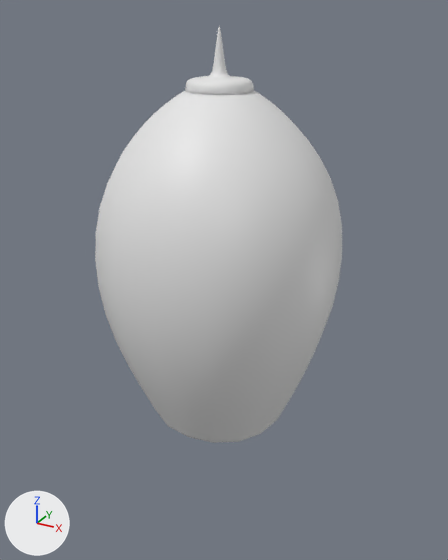
Before and after pictures for a commit that changed the Blender file BLENDER/Rocket.blend.
Camera for both pictures: a 50 mm lens placed at (3.19, -5.71, 2.64), pointed at (0.06, -0.02, -0.21). Lighting does not change. The marker at lower left points along +X, +Y and +Z.
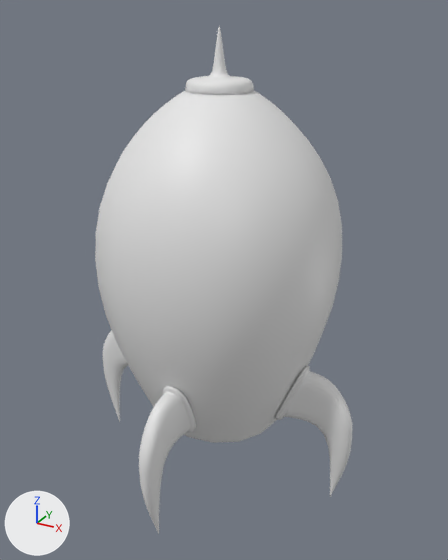
Pixel boxes (x1, y1, x2, y2) of what changed, in the pictures (448 x 560 px):
'Cube.004', added: after (275, 366, 353, 496)
'Cube.002', added: after (139, 386, 196, 534)
'Cube.005', added: after (103, 330, 128, 422)

What changed in the scene script:
```text
Add me_cube_005:
    me_cube_005.from_pydata(...)  # 50 vertices, 48 faces; spans x -0.45..1.02, y 3.97..5.95, z -2.97..0.6
    me_cube_005.polygons.foreach_set('use_smooth', [True] * 48)
Add me_cube_004:
    me_cube_004.from_pydata(...)  # 50 vertices, 48 faces; spans x -0.54..0.94, y -1.37..0.62, z -2.97..0.6
    me_cube_004.polygons.foreach_set('use_smooth', [True] * 48)
Add ob_cube_005:
    ob_cube_005 = bpy.data.objects.new('Cube.005', me_cube_005)
    ob_cube_005.location = (1.12, -0.16, -1.25)
    ob_cube_005.rotation_euler = (0.0, 0.0, 1.571)  # degrees (0, 0, 90)
    ob_cube_005.scale = (0.221, 0.484, 0.484)
    _m = ob_cube_005.modifiers.new('Subdivision', 'SUBSURF')
    _m.levels = 3
Add ob_cube_004:
    ob_cube_004 = bpy.data.objects.new('Cube.004', me_cube_004)
    ob_cube_004.location = (1.09, -0.16, -1.25)
    ob_cube_004.rotation_euler = (0.0, 0.0, 1.571)  # degrees (0, 0, 90)
    ob_cube_004.scale = (0.221, 0.484, 0.484)
    _m = ob_cube_004.modifiers.new('Subdivision', 'SUBSURF')
    _m.levels = 3
Add ob_cube_002:
    ob_cube_002 = bpy.data.objects.new('Cube.002', me_cube_004.copy())
    ob_cube_002.location = (0.01, -1.1, -1.25)
    ob_cube_002.scale = (0.221, 0.484, 0.484)
    _m = ob_cube_002.modifiers.new('Subdivision', 'SUBSURF')
    _m.levels = 3
```
